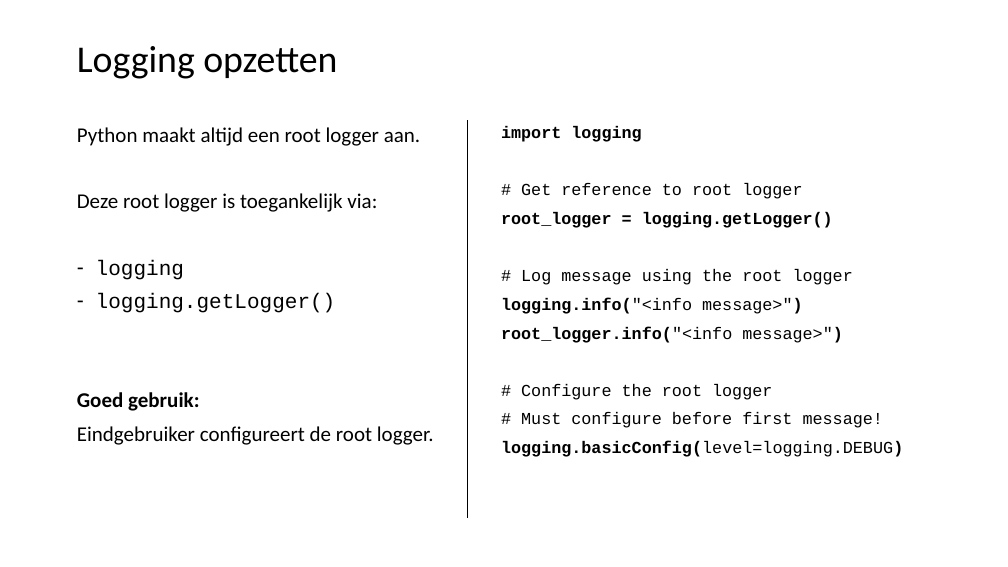
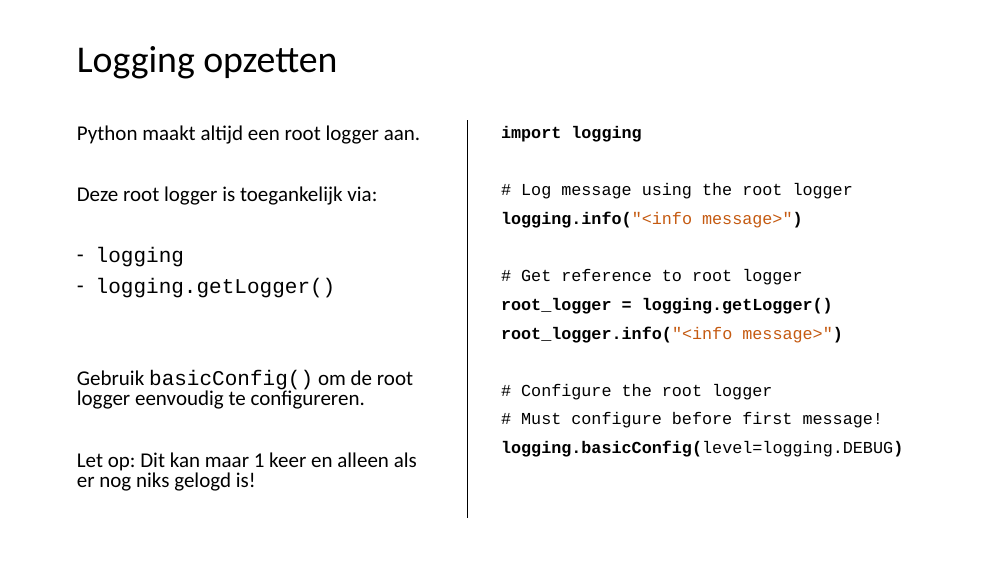
Before and after one commit to LFKoning/knowledge-sharing, a slide deck: slide 26 of python_trainees/2_production_code/python_traineeship_2.pptx. Drawn at 1008x567 pixels with LibreOffice and Linux fonts; fonts in the diff are those of the drawing. Boxes give left, top, right and bottom in pixels: in the first picture for what was removed or moved away, otherwise in the second. Text is boxed around its words. In the diff, an @@ line names an element or a change of style, - is before the commit and + after.

Commit message:
Finalize Python trainees part 2

```diff
--- a/python_trainees/2_production_code/python_traineeship_2.pptx
+++ b/python_trainees/2_production_code/python_traineeship_2.pptx
@@ text at [77,125,420,298]: line spacing 0.9 to 0.8 @@
@@ text at [501,183,853,228]: paragraphs added @@
+# Log message using the root logger
+logging.info("<info message>")
@@ text at [501,269,853,314]: paragraphs removed @@
-# Log message using the root logger
-logging.info("<info message>")
@@ text at [501,326,843,343]: text colour #000000 to #C55A11 in "root_logger.info("<info message>")" @@
@@ text at [77,370,417,491]: text changed @@
-Goed gebruik:
-Eindgebruiker configureert de root logger.
+Gebruik basicConfig() om de root logger eenvoudig te configureren.
+Let op: Dit kan maar 1 keer en alleen als er nog niks gelogd is!
```
Also in this commit, not shown: 25 other slides changed, 1 slide added, 20 other files.
